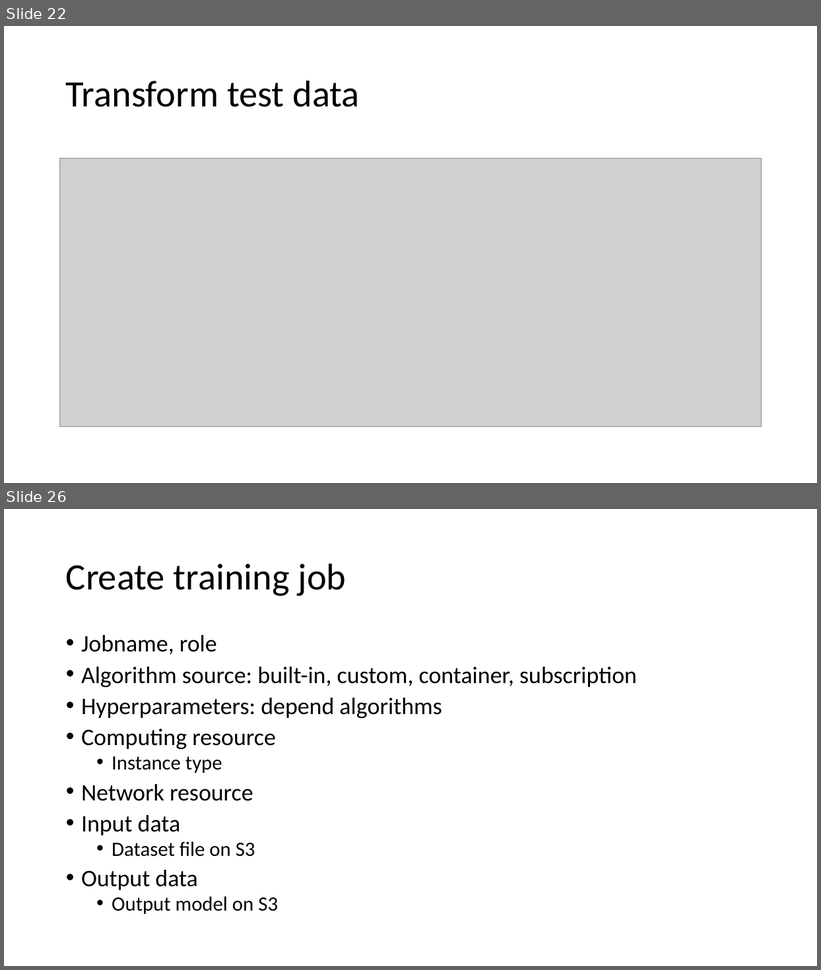
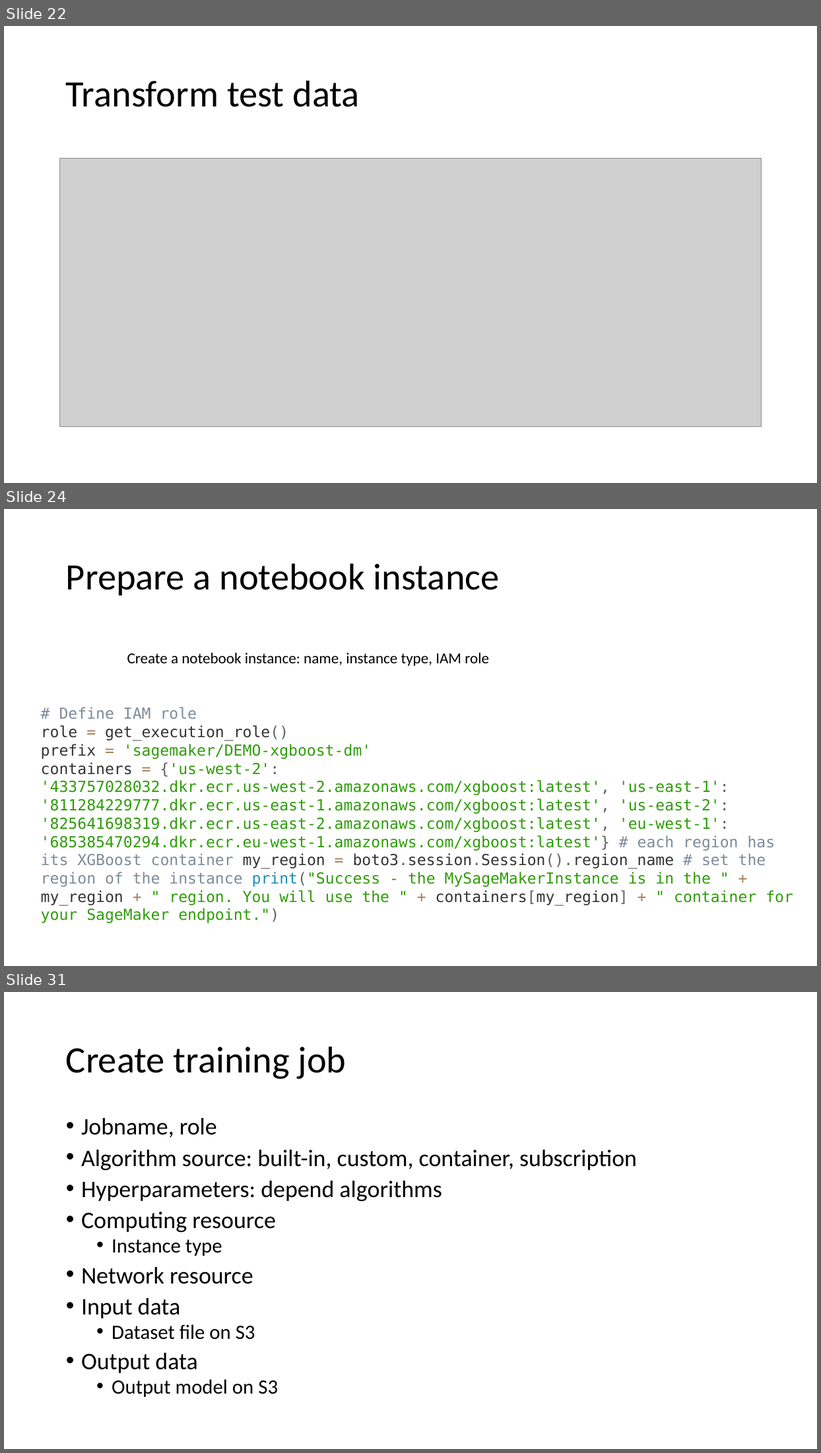
Before and after one commit to xuan0802/iot_slide, a slide deck: IoT analytics.pptx. Shown one above the other, each under a label of ours: slides 22 and 26 before the commit, slides 22, 24 and 31 after it; the slides between them are not shown. The pictures are 821x970 and 821x1453 pixels, drawn with LibreOffice and Linux fonts; fonts in the diff are those of the drawing; grey boxes stand for pictures. Boxes give left, top, right and bottom in pixels: in the first picture for what was removed or moved away, otherwise in the second. Text is boxed around its words. In the diff, an @@ line names an element or a change of style, - is before the commit and + after.

Commit message:
update sagemaker

```diff
--- a/IoT analytics.pptx
+++ b/IoT analytics.pptx
@@ slide 24 added at (4,509,817,966), background #FFFFFF @@
@@ title added at (66,563,500,595), 44 pt, text #000000 @@
+Prepare a notebook instance
@@ text added at (127,653,489,666), 18 pt, text #000000 @@
+Create a notebook instance: name, instance type, IAM role
@@ text added at (41,707,793,923), 18 pt, text #2F9C0A @@
+# Define IAM role
+role = get_execution_role()
+prefix = 'sagemaker/DEMO-xgboost-dm'
+containers = {'us-west-2': '433757028032.dkr.ecr.us-west-2.amazonaws.com/xgboost:latest', 'us-east-1': '811284229777.dkr.ecr.us-east-1.amazonaws.com/xgboost:latest', 'us-east-2': '825641698319.dkr.ecr.us-east-2.amazonaws.com/xgboost:latest', 'eu-west-1': '685385470294.dkr.ecr.eu-west-1.amazonaws.com/xgboost:latest'} # each region has its XGBoost container my_region = boto3.session.Session().region_name # set the region of the instance print("Success - the MySageMakerInstance is in the " + my_region + " region. You will use the " + containers[my_region] + " container for your SageMaker endpoint.")
@@ what was slide 26 is now slide 31 @@
```
Also in this commit, not shown: 2 slides changed, 9 other slides added, 2 slides removed.
